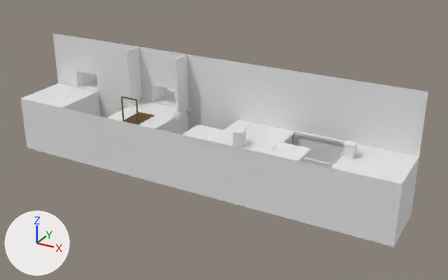
Two versions of the Blender file Assets/Assets/ENIVRONMENT/Pzl.Gaps.blend, one commit apart.
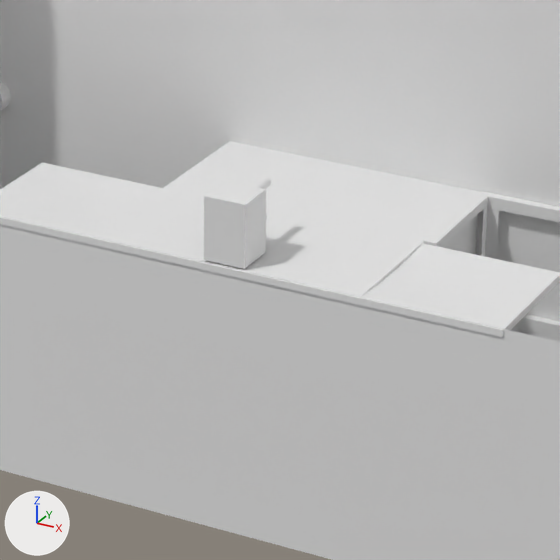
The first picture shows the older version from a 50 mm camera at (15.95, -16.29, 9.78) aimed at (6.51, 0.88, 1.2). The close-ups show the older and then the newer version on the part from 42% to 69% of the width and 32% to 75% of the height of that picture. Only the edits that show in the close-ups are written down. The axes (+X, +Y, +Z) are drawn at lower left. The lights are the same throughout.

Script lines for the objects in view, before the commit:
```python
me_cube_009 = bpy.data.meshes.new('Cube.009')
me_cube_009.from_pydata(...)  # a box spanning x -1.0..1.0, y -1.0..1.0, z -1.5..1.5; a 12-sided cylinder along x spanning x -1.43..0.24, y -0.84..0.84, z -0.84..0.84
me_cube_013 = bpy.data.meshes.new('Cube.013')
me_cube_013.from_pydata(...)  # 72 vertices, 82 faces; spans x -0.61..0.42, y -1.05..1.05, z -1.04..1.0
me_cylinder_001 = bpy.data.meshes.new('Cylinder.001')
me_cylinder_001.from_pydata(...)  # 84 vertices, 54 faces; spans x -5.2..1.0, y -1.0..1.0, z -14.6..1.0
ob_1__crankhandle = bpy.data.objects.new('1. crankHandle', me_cylinder_001)
ob_1__crankhandle.location = (8.0, -0.845, 2.243)
ob_1__crankhandle.rotation_euler = (1.571, 1.571, 0.0)  # degrees (90, 90, 0)
ob_1__crankhandle.scale = (0.032, 0.032, 0.032)
ob_crankbase = bpy.data.objects.new('crankBase', me_cube_009)
ob_crankbase.location = (8.0, -0.845, 2.243)
ob_crankbase.rotation_euler = (0.0, 0.0, -1.571)  # degrees (0, 0, -90)
ob_crankbase.scale = (0.153, 0.153, 0.153)
ob_elevatorframea = bpy.data.objects.new('elevatorFrameA', me_cube_013)
ob_elevatorframea.location = (10.0, 0.592, 1.051)
ob_elevatorframea.rotation_euler = (0.0, 0.0, 1.571)  # degrees (0, 0, 90)
ob_elevatorframea.scale = (0.957, 0.957, 0.957)
# also in view: '2. platformMovable.002' at (9.0, -0.51, 1.97); 'floor' at (6.0, 0.0, 2.0); '2. platformMovable.001' at (7.0, -0.51, 1.97)
```
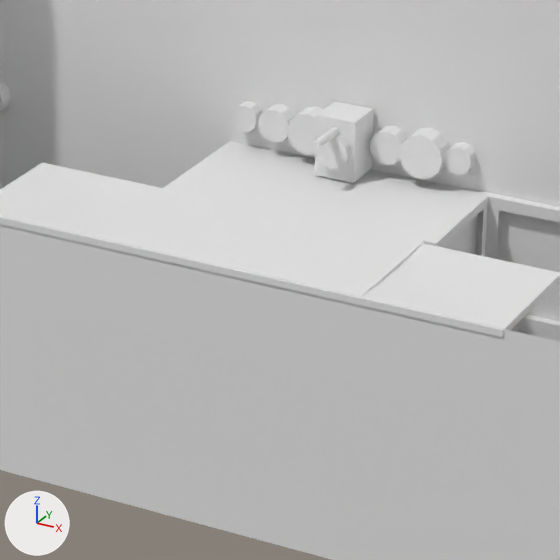
The change in detail:
me_cube_009 is used by ob_crankbase; location (8.0, -0.845, 2.243); rotation (0.0, 0.0, -1.571), in degrees (0, 0, -90); scale (0.153, 0.153, 0.153).
me_cube_009 had 32 vertices, 20 faces and spanned x -1.43..1.0, y -1.0..1.0, z -1.5..1.5.
me_cube_009 now has 176 vertices, 104 faces and spans x -1.43..2.12, y -6.22..6.12, z -1.5..1.5.
me_cube_009 part 1: a new loose piece, a 12-sided cylinder along x spanning x -0.01..2.08, y 0.88..2.97, z -1.05..1.05.
me_cube_009 part 2: a new loose piece, a 12-sided cylinder along x spanning x 0.2..1.87, y 2.94..4.61, z -0.84..0.84.
me_cube_009 part 3: a new loose piece, a 12-sided cylinder along x spanning x 0.36..1.71, y 4.76..6.12, z -0.68..0.68.
me_cube_009 part 4: a new loose piece, a 12-sided cylinder along x spanning x 0.2..1.87, y -2.87..-1.2, z -0.84..0.84.
me_cube_009 part 5: a new loose piece, a 12-sided cylinder along x spanning x -0.05..2.12, y -4.97..-2.8, z -1.08..1.08.
me_cube_009 part 6: a new loose piece, a 12-sided cylinder along x spanning x 0.36..1.71, y -6.22..-4.86, z -0.68..0.68.
Object 'crankBase' (ob_crankbase) moves from (8.0, -0.845, 2.243) to (8.0, 0.839, 2.243).
Object 'crankBase' (ob_crankbase) turns from (0, 0, -90) to (0, 0, 90) degrees about x, y and z.
Object '1. crankHandle' (ob_1__crankhandle) moves from (8.0, -0.845, 2.243) to (8.0, 0.839, 2.243).
Object '1. crankHandle' (ob_1__crankhandle) turns from (90, 90, 0) to (-90, 90, 0) degrees about x, y and z.

Boxes (x1, y1, x2, y2) around the edits, measured in the close-ups (560 x 560 px):
'crankBase', reshaped, moved, turned
    before: (204, 181, 267, 269)
    after: (231, 101, 477, 183)
'1. crankHandle', moved, turned
    before: (254, 178, 271, 189)
    after: (312, 127, 339, 150)
part 1 of me_cube_009, added
    after: (287, 107, 323, 155)
part 2 of me_cube_009, added
    after: (258, 104, 296, 143)
part 3 of me_cube_009, added
    after: (231, 101, 262, 132)
part 4 of me_cube_009, added
    after: (370, 126, 408, 165)
part 5 of me_cube_009, added
    after: (399, 128, 450, 179)
part 6 of me_cube_009, added
    after: (444, 142, 477, 175)
